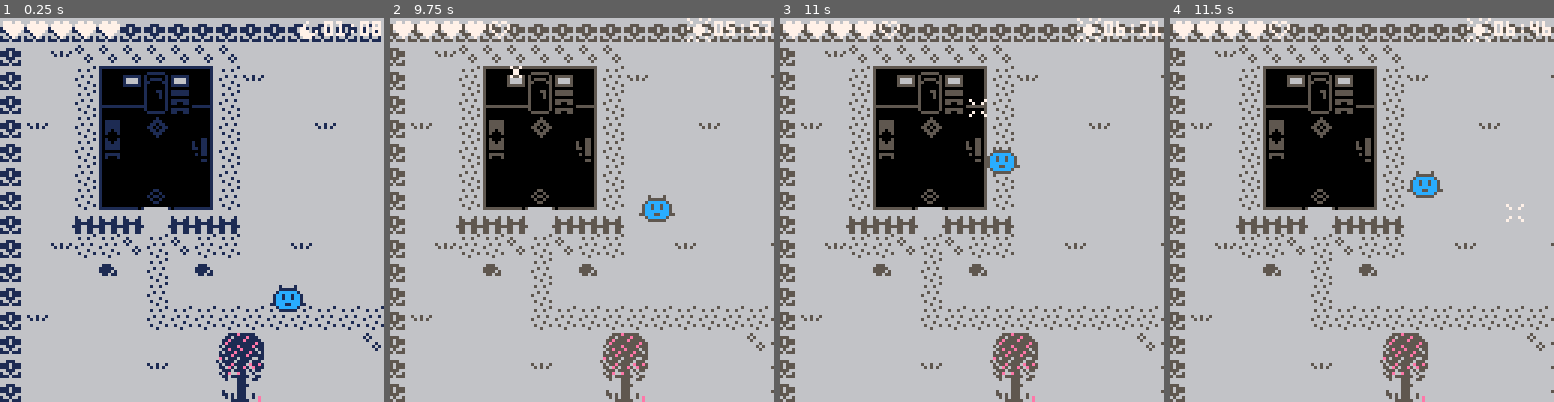
Above: before the commit, frames 1-4 (left to right).
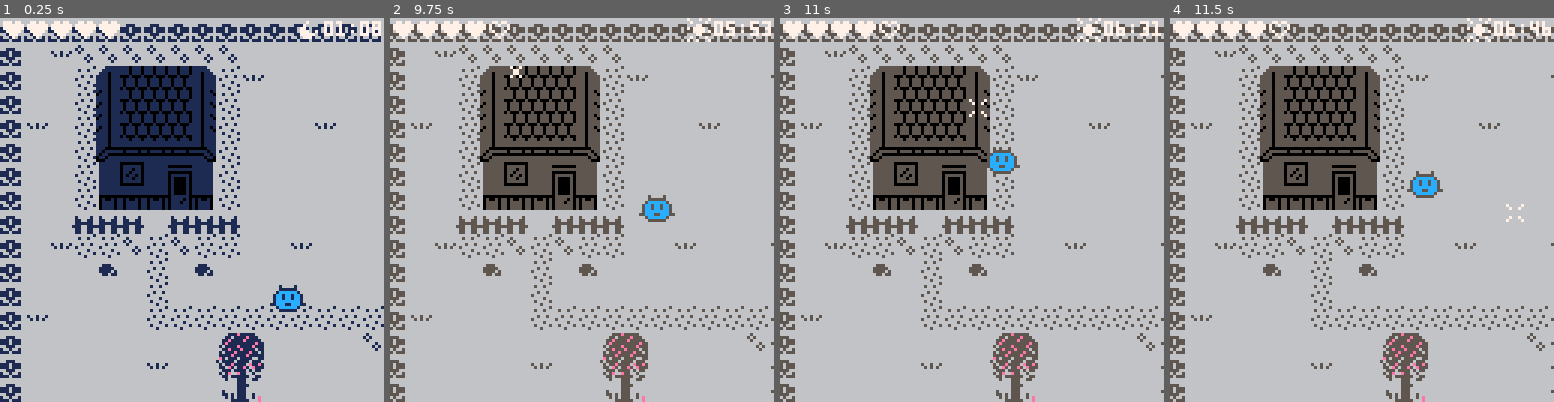
Above: after the commit, the same moments.

Repository: Lyatus/ld43
Game: PICO-8 cartridge ld43.p8
The game is run twice, just before and just after one commit, with the same random seed, the same clock (stepped at 60 frames per second) and the same inputs.
Inputs (mouse positions are in pixels of both pictures, inside the frame that each line leads up to):
- Up to frame 1 (0.25 s): no input
- Up to frame 2 (9.75 s): click (670, 121) at 0.67 s; tap O (Z key) at 0.7, 1.7, 2.1, 2.5, 2.9, 3.3, 3.7, 4.1, 4.5, 4.9, 5.3, 5.7, 6.1, 6.5, 6.9, 7.3, 7.7, 8.1, 8.5, 8.9, 9.3, 9.7 s; click (436, 267) at 1.22 s; hold Right 1.6-2.1 s; click (497, 114) at 1.77 s; hold Up 2.15-2.42 s; click (562, 259) at 2.32 s; hold Right 2.47-3.03 s; click (624, 106) at 2.87 s; hold Left 3.08-3.58 s; click (685, 256) at 3.42 s; hold Down 3.63-3.97 s; click (451, 102) at 3.97 s; hold Right 4.02-4.68 s; click (512, 248) at 4.52 s; hold Up 4.73-5.03 s; click (574, 94) at 5.07 s; hold Left 5.08-5.68 s; click (639, 244) at 5.62 s; hold Down 5.73-6.03 s; hold Right 6.08-6.58 s; click (701, 90) at 6.17 s; hold Right 6.63-7.13 s; click (466, 236) at 6.72 s; hold Up 7.18-7.45 s; click (528, 83) at 7.27 s; hold Right 7.5-8.07 s; click (589, 229) at 7.82 s; hold Left 8.12-8.62 s; click (654, 79) at 8.37 s; hold Down 8.67-9 s; click (716, 225) at 8.92 s; hold Right 9.05-9.72 s; click (478, 71) at 9.47 s
- Up to frame 3 (11 s): hold Up 9.77-10.07 s; click (933, 217) at 10.02 s; tap O (Z key) at 10.1, 10.5, 10.9 s; hold Left 10.12-10.72 s; click (995, 64) at 10.57 s; hold Down from 10.77 s (still down)
- Up to frame 4 (11.5 s): release Down at 11.07 s; click (1450, 213) at 11.12 s; hold Right from 11.12 s (still down); tap O (Z key) at 11.3 s

The runs differ from the first frame. In frame 1, 7.4% of the frame differs, in the area x 25-57%, y 12-50%; in frame 2, 7.4%; in frame 3, 7.4%; in frame 4, 7.4%.

Commit message:
Last house

Diff:
--- a/ld43.p8
+++ b/ld43.p8
@@ -292,6 +292,11 @@
 -- houses
 
 houses = {
+	{
+		x=4,y=2,
+		mx=35,my=11,
+		w=5,h=6,
+	},
 	{
 		x=20,y=3,
 		mx=35,my=3,
